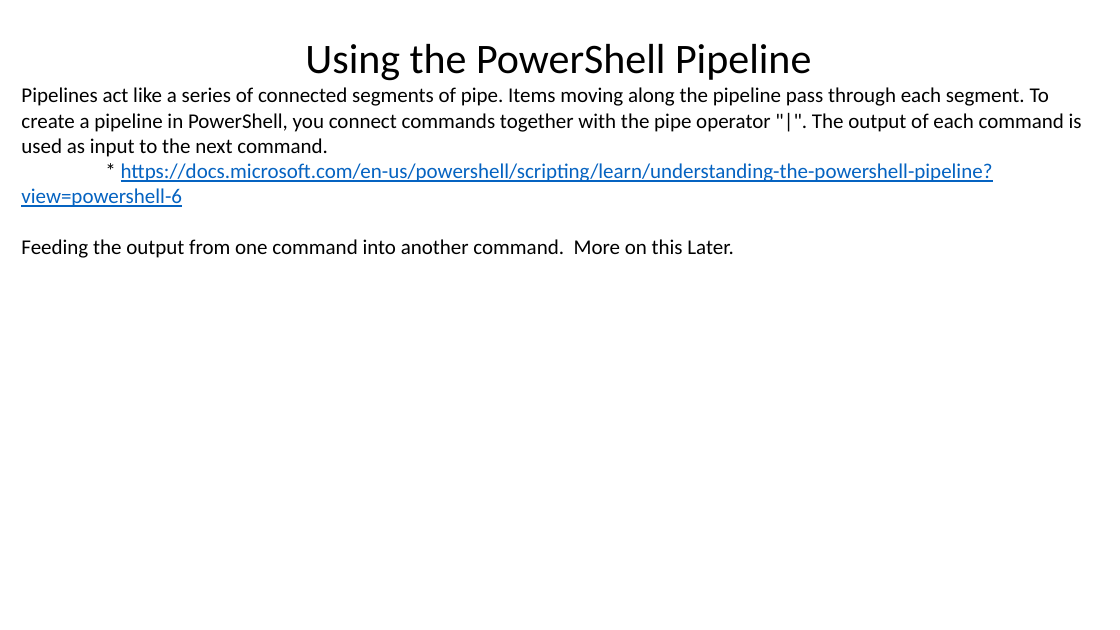
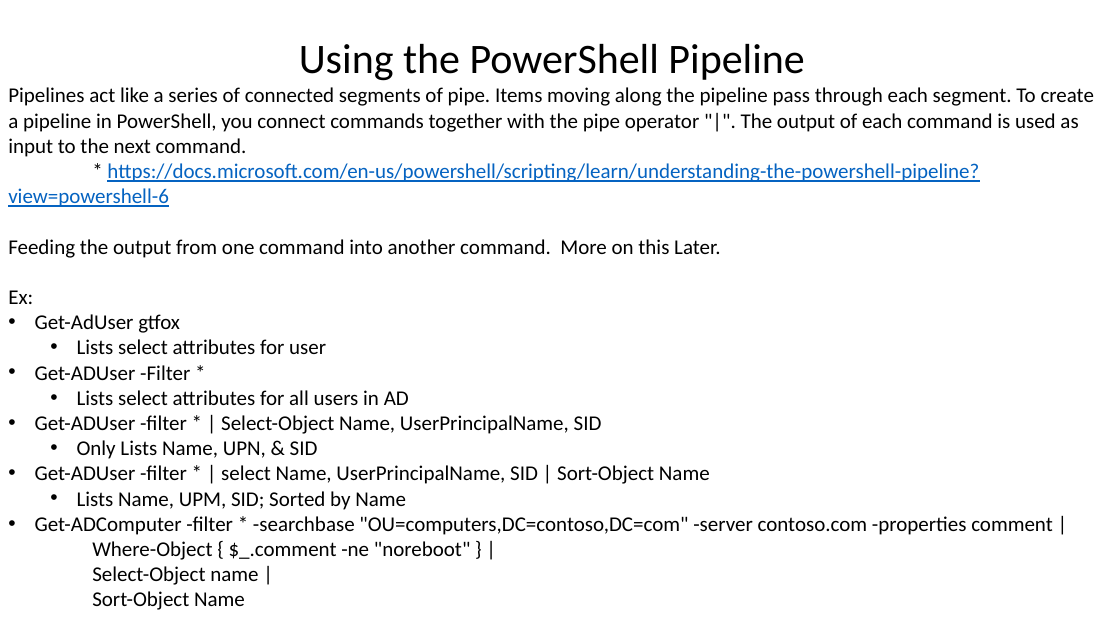
Before and after one commit to tk427/Non-Code, a slide deck: slide 14 of PowerShell/PowerShell_DogFood.pptx (slide 9 before the commit). Drawn at 1120x630 pixels with LibreOffice and Linux fonts; fonts in the diff are those of the drawing; background and template pictures are left out. Boxes give left, top, right and bottom in pixels: in the first picture for what was removed or moved away, otherwise in the second. Text is boxed around its words. In the diff, an @@ line names an element or a change of style, - is before the commit and + after.

```diff
--- a/PowerShell/PowerShell_DogFood.pptx
+++ b/PowerShell/PowerShell_DogFood.pptx
@@ text "Using the PowerShell Pipeline": place and size @@
-text "Using the PowerShell Pipeline" at bbox=[21, 44, 1082, 258]
+text "Using the PowerShell Pipeline" at bbox=[8, 44, 1094, 610]
@@ text at bbox=[8, 290, 1053, 610]: paragraphs added @@
+Ex:
+• Get-AdUser gtfox
+  • Lists select attributes for user
+• Get-ADUser -Filter *
+  • Lists select attributes for all users in AD
+• Get-ADUser -filter * | Select-Object Name, UserPrincipalName, SID
+  • Only Lists Name, UPN, & SID
+• Get-ADUser -filter * | select Name, UserPrincipalName, SID | Sort-Object Name
+  • Lists Name, UPM, SID; Sorted by Name
+• Get-ADComputer -filter * -searchbase "OU=computers,DC=contoso,DC=com" -server contoso.com -properties comment |
+Where-Object { $_.comment -ne "noreboot" } |
+Select-Object name |
+Sort-Object Name
```
Also in this commit, not shown: 12 other slides changed, 10 slides added.
